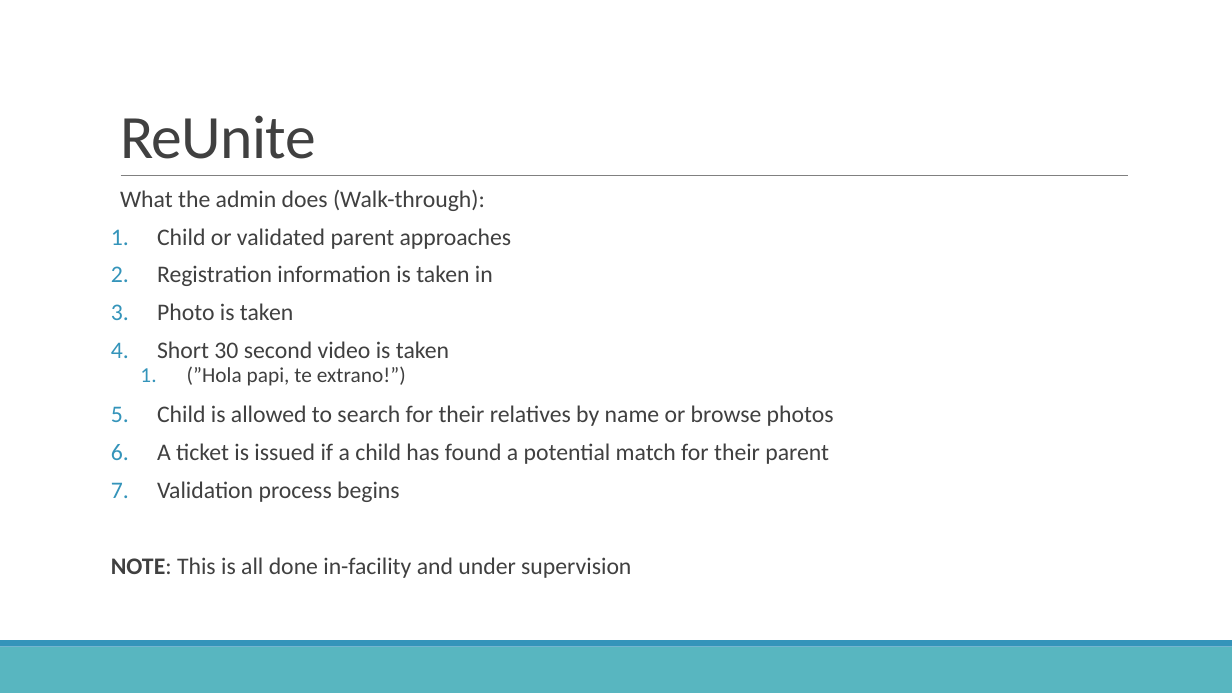
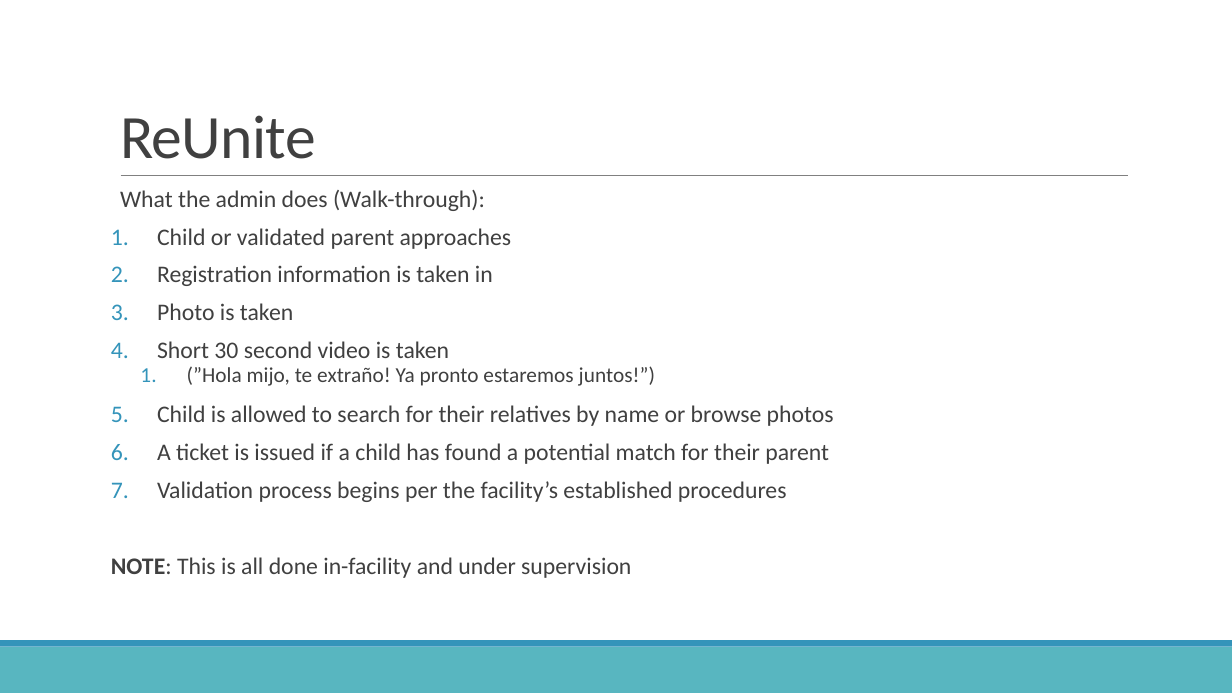
Before and after one commit to weirdaze/reunite, a slide deck: slide 6 of ReUnite Overview.pptx (slide 4 before the commit). Drawn at 1232x693 pixels with LibreOffice and Linux fonts; fonts in the diff are those of the drawing; background and template pictures are left out. Boxes give left, top, right and bottom in pixels: in the first picture for what was removed or moved away, otherwise in the second. Text is boxed around its words. In the diff, an @@ line names an element or a change of style, - is before the commit and + after.

```diff
--- a/ReUnite Overview.pptx
+++ b/ReUnite Overview.pptx
@@ text at bbox=[187, 366, 655, 386]: text changed @@
-  1. (”Hola papi, te extrano!”)
+  1. (”Hola mijo, te extraño! Ya pronto estaremos juntos!”)
@@ text at bbox=[157, 481, 787, 502]: text changed @@
-7. Validation process begins
+7. Validation process begins per the facility’s established procedures
```
Also in this commit, not shown: 3 other slides changed, 3 slides added, 1 other file.
